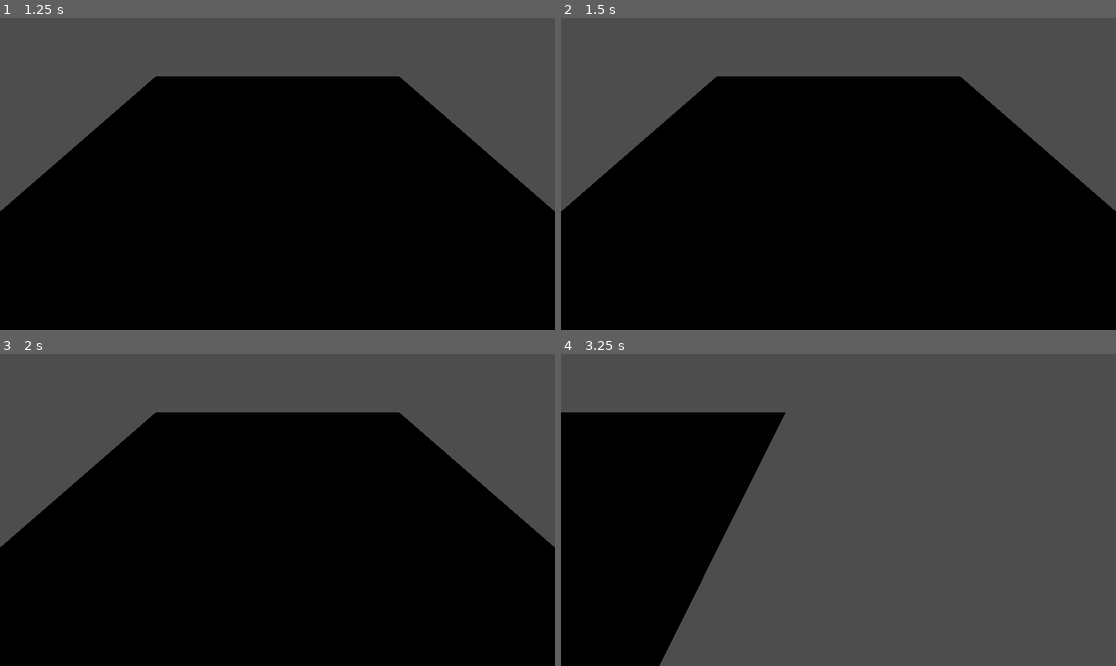
Above: before the commit, frames 1-4 (two rows, left to right).
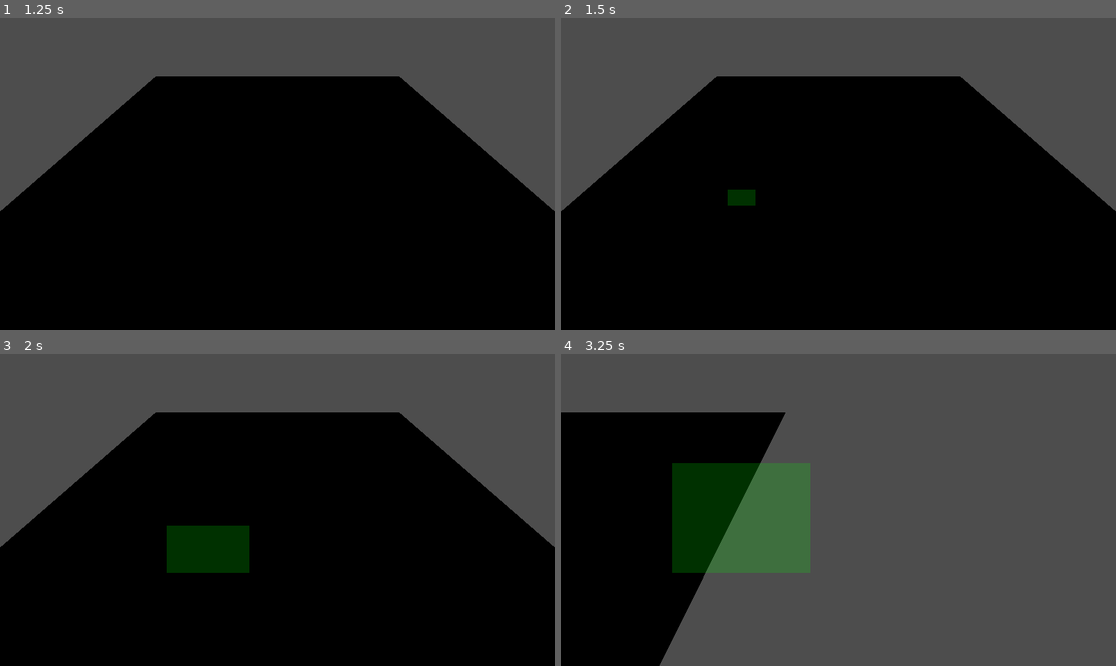
Above: after the commit, the same moments.

Repository: AdmiralRoboMurlok/Imperial-Crusade-WIP-name-
Game: Godot game, scene res://Camera/camera.tscn
The game is run twice, just before and just after one commit, with the same random seed, the same clock (stepped at 60 frames per second) and the same inputs.
Inputs (mouse positions are in pixels of both pictures, inside the frame that each line leads up to):
- Up to frame 1 (1.25 s): tap Enter at 0.5 s; move the mouse to (399, 158) at 0.52 s; press the mouse at (399, 158) at 0.53 s; hold Right (ui_right) from 0.53 s (still down)
- Up to frame 2 (1.5 s): release Right (ui_right) at 1.25 s; release the mouse at (960, 158) at 1.25 s; tap Space at 1.25 s; drag from (727, 189) to (810, 236) at 1.27 s
- Up to frame 3 (2 s): no input
- Up to frame 4 (3.25 s): tap Enter at 2 s; move the mouse to (894, 441) at 2.02 s; hold Right (ui_right) 2.03-2.75 s; hold D (CameraEast) 2.03-2.75 s; click (894, 441) at 2.3 s; drag from (810, 572) to (672, 463) at 2.77 s

Frame 1 is identical in both runs. In frame 2, 0.3% of the frame differs, in the area x 30-36%, y 55-61%; in frame 3, 2.3%; in frame 4, 8.8%, in the area x 20-45%, y 34-71%.

Commit message:
DragBox UI no logic

Diff:
--- a/Camera/camera.tscn
+++ b/Camera/camera.tscn
@@ -1,30 +1,55 @@
-[gd_scene load_steps=5 format=3 uid="uid://bttj8wof67wkj"]
+[gd_scene load_steps=8 format=3 uid="uid://bttj8wof67wkj"]
 
 [ext_resource type="Script" path="res://GameController/GameController.gd" id="1_dt6uk"]
 [ext_resource type="Script" path="res://Camera/camera.gd" id="1_magah"]
-[ext_resource type="PackedScene" uid="uid://dtjl3t0s1618b" path="res://units/placeholder/TestUnit.tscn" id="3_4u4sc"]
+[ext_resource type="PackedScene" uid="uid://b7r2oyox04wj3" path="res://units/placeholder/TestUnit.tscn" id="3_alqge"]
+
+[sub_resource type="Gradient" id="Gradient_uwh7s"]
+offsets = PackedFloat32Array(0)
+colors = PackedColorArray(0, 1, 0, 0.192157)
+
+[sub_resource type="GradientTexture1D" id="GradientTexture1D_wlji1"]
+gradient = SubResource("Gradient_uwh7s")
+width = 1
+
+[sub_resource type="BoxShape3D" id="BoxShape3D_ko1li"]
+size = Vector3(50, 1, 35)
 
 [sub_resource type="PlaneMesh" id="PlaneMesh_huf0m"]
 size = Vector2(20, 20)
 
 [node name="World" type="Node3D"]
+
+[node name="PlayerInterface" type="Node2D" parent="."]
 script = ExtResource("1_dt6uk")
 
-[node name="Camera" type="Node3D" parent="."]
+[node name="SelectionBox" type="NinePatchRect" parent="PlayerInterface"]
+offset_right = 6.0
+offset_bottom = 6.0
+texture = SubResource("GradientTexture1D_wlji1")
+
+[node name="Camera" type="Node3D" parent="PlayerInterface"]
 script = ExtResource("1_magah")
 
-[node name="CameraSocket" type="Node3D" parent="Camera"]
+[node name="CameraSocket" type="Node3D" parent="PlayerInterface/Camera"]
 transform = Transform3D(1, 0, 0, 0, 0.707107, 0.707107, 0, -0.707107, 0.707107, 0, 8.38902, -19.4221)
 
-[node name="Camera3D" type="Camera3D" parent="Camera/CameraSocket"]
+[node name="Camera3D" type="Camera3D" parent="PlayerInterface/Camera/CameraSocket"]
 transform = Transform3D(1, 0, 0, 0, 1, 0, 0, 0, 1, 0, -20.527, 17.4745)
+
+[node name="VisibleUnitsArea3D" type="Area3D" parent="PlayerInterface/Camera"]
+transform = Transform3D(1, 0, 0, 0, 1, 0, 0, 0, 1, 0, 0.6, 0)
+
+[node name="CollisionShape3D" type="CollisionShape3D" parent="PlayerInterface/Camera/VisibleUnitsArea3D"]
+transform = Transform3D(1, 0, 0, 0, 1, 0, 0, 0, 1, 0, 0.5, -7)
+shape = SubResource("BoxShape3D_ko1li")
 
 [node name="MeshInstance3D" type="MeshInstance3D" parent="." groups=["Map"]]
 transform = Transform3D(1, 0, 0, 0, 1, 0, 0, 0, 1, 0, 0.0933285, 0)
 mesh = SubResource("PlaneMesh_huf0m")
 
-[node name="CharacterBody3D" parent="." groups=["units"] instance=ExtResource("3_4u4sc")]
-transform = Transform3D(1, 0, 0, 0, 1, 0, 0, 0, 1, 1.80485, 0.164345, -0.0882735)
+[node name="TestUnit" parent="." instance=ExtResource("3_alqge")]
+transform = Transform3D(1, 0, 0, 0, 1, 0, 0, 0, 1, -1.50465, 0.247116, -1.07047)
 
-[node name="CharacterBody3D2" parent="." groups=["units"] instance=ExtResource("3_4u4sc")]
-transform = Transform3D(1, 0, 0, 0, 1, 0, 0, 0, 1, -1.83025, 0.164345, -0.0882735)
+[node name="TestUnit2" parent="." instance=ExtResource("3_alqge")]
+transform = Transform3D(1, 0, 0, 0, 1, 0, 0, 0, 1, 1.01797, 0.251304, -1.76188)
--- a/GameController/GameController.gd
+++ b/GameController/GameController.gd
@@ -1,45 +1,72 @@
-extends Node3D
+extends Node2D
 
-var SelectedUnits:Array = [];
-var RayLength = 1000
+var DraggingSelectionBox = false
+var SelectionRect = Rect2()
+
+const MinimalDrag: int = 128
+
+@onready var camera:Node3D = $Camera
+@onready var visibleunits:Area3D = $Camera/VisibleUnitsArea3D
+@onready var box:NinePatchRect = $SelectionBox
+
+@onready var VisableUnits:Dictionary = {}
 
 func _input(event: InputEvent) -> void:
-	if event is InputEventMouse and event.is_action_pressed("Select"):
-		if event.button_index == MOUSE_BUTTON_LEFT:
-			SelectUnit(event.position);
+	if Input.is_action_just_pressed("Select"):
+		SelectionRect.position = get_global_mouse_position()
+		box.position = SelectionRect.position
+		DraggingSelectionBox = true
+	if Input.is_action_just_released("Select"):
+		DraggingSelectionBox = false
+		SelectionBoxLogic()
 
-func SelectUnit(mouse_pos: Vector2):
-	var camera = get_node("Camera/CameraSocket/Camera3D")
-
-	var ray_orgin = camera.project_ray_origin(mouse_pos)
-	var ray_direction = ray_orgin + camera.project_ray_normal(mouse_pos) * 1000
-
-	var space_state = get_world_3d().direct_space_state
-
-	var query = PhysicsRayQueryParameters3D.create(ray_orgin, ray_direction)
-	query.collide_with_areas = true
-
-	var result = space_state.intersect_ray(query)
-
-	if result and result.collider.is_in_group("units"):
-		print("workinguje")
-		clear_selection()
-		result.collider.set_selected(true)
-		SelectedUnits.append(result.collider)
-
-func clear_selection():
-	for unit in SelectedUnits:
-		unit.set_selected(false)
-	SelectedUnits.clear()
-
-func _physics_process(delta: float) -> void:
+func SelectionBoxLogic() -> void:
 	pass
 
 # Called when the node enters the scene tree for the first time.
 func _ready() -> void:
-	pass # Replace with function body.
+	init_ui()
 
+func unit_visible(unit:Node3D) -> void:
+	var unit_id:int = unit.get_instance_id()
+	if VisableUnits.keys().has(unit_id):
+		return
+	VisableUnits[unit_id] = unit.get_parent()
+	debug_unit_visible()
 
-# Called every frame. 'delta' is the elapsed time since the previous frame.
+func unit_not_visible(unit:Node3D) -> void:
+	var unit_id:int = unit.get_instance_id()
+	if !VisableUnits.keys().has(unit_id):
+		return
+	VisableUnits.erase(unit_id)
+	debug_unit_visible()
+
+func init_ui() -> void:
+	box.visible = false
+	visibleunits.body_entered.connect(unit_visible)
+	visibleunits.body_exited.connect(unit_not_visible)
+
 func _process(delta: float) -> void:
-	pass
+	if DraggingSelectionBox:
+		if !box.visible:
+			if SelectionRect.size.length_squared() > MinimalDrag:
+				box.visible = true
+		else:
+			UpdateDragbox()
+
+		SelectionRect.size = get_global_mouse_position() - SelectionRect.position
+
+func UpdateDragbox() -> void:
+	box.size = abs(SelectionRect.size)
+	#Pozwala na odwracanie SelectBoxa
+	if SelectionRect.size.x < 0:
+		box.scale.x = -1
+	else:
+		box.scale.x = 1
+	if SelectionRect.size.y < 0:
+		box.scale.y = -1
+	else:
+		box.scale.y = 1
+
+func debug_unit_visible() -> void:
+	print(VisableUnits)
--- /dev/null
+++ b/RaycastSystem/RaycastSytem.gd
@@ -0,0 +1,28 @@
+extends Node3D
+
+const RAY_LENGTH := 100
+
+func do_raycast_on_mouse_position(CollisionMask: int =  0b00000000_00000000_00000000_00000001):
+	var SpaceState = get_world_3d().direct_space_state
+	var Cam = get_viewport().get_camera_3d()
+	var MousePos = get_viewport().get_mouse_position()
+
+	var origin = Cam.project_ray_origin(MousePos)
+	var end = origin + Cam.project_ray_normal(MousePos) * RAY_LENGTH
+	var query = PhysicsRayQueryParameters3D.create(origin, end)
+	query.collide_with_areas = true
+
+	var result = SpaceState.intersect_ray(query)
+	return result
+
+func get_mouse_world_position(CollisionMask: int =  0b00000000_00000000_00000000_00000001):
+	var RaycastResult = do_raycast_on_mouse_position(CollisionMask)
+	if RaycastResult:
+		return RaycastResult.position
+	return null
+
+func get_raycast_hit_object(CollisionMask: int =  0b00000000_00000000_00000000_00000001):
+	var RaycastResult = do_raycast_on_mouse_position(CollisionMask)
+	if RaycastResult:
+		return RaycastResult.collider
+	return null
--- a/project.godot
+++ b/project.godot
@@ -17,7 +17,7 @@
 
 [autoload]
 
-UnitSelection="*res://UnitSelection/UnitSelectionManager.gd"
+RaycastSytem="*res://RaycastSystem/RaycastSytem.gd"
 
 [dotnet]
 
--- a/units/placeholder/TestUnit.tscn
+++ b/units/placeholder/TestUnit.tscn
@@ -1,18 +1,19 @@
-[gd_scene load_steps=4 format=3 uid="uid://dtjl3t0s1618b"]
+[gd_scene load_steps=4 format=3 uid="uid://b7r2oyox04wj3"]
 
-[ext_resource type="Script" path="res://units/placeholder/placeholder_unit_mv.gd" id="1_65ah2"]
-[ext_resource type="ArrayMesh" uid="uid://bpcvn3hvkgsjq" path="res://models/placeholders/amongus.tres" id="2_c7n2d"]
+[ext_resource type="ArrayMesh" uid="uid://bpcvn3hvkgsjq" path="res://models/placeholders/amongus.tres" id="1_0jn3j"]
+[ext_resource type="Script" path="res://units/placeholder/placeholder_unit_mv.gd" id="1_cvvwp"]
 
-[sub_resource type="BoxShape3D" id="BoxShape3D_776p5"]
-size = Vector3(1.51465, 2.58759, 1.14362)
+[sub_resource type="BoxShape3D" id="BoxShape3D_an3ev"]
+size = Vector3(1.43274, 2.57199, 1.10962)
 
-[node name="CharacterBody3D" type="CharacterBody3D"]
-transform = Transform3D(1, 0, 0, 0, 1, 0, 0, 0, 1, 0.369119, 0.233745, 0.592441)
-script = ExtResource("1_65ah2")
+[node name="TestUnit" type="Node3D"]
 
-[node name="MeshInstance3D2" type="MeshInstance3D" parent="."]
-mesh = ExtResource("2_c7n2d")
+[node name="CharacterBody3D" type="CharacterBody3D" parent="."]
+script = ExtResource("1_cvvwp")
 
-[node name="CollisionShape3D2" type="CollisionShape3D" parent="."]
-transform = Transform3D(1, 0, 0, 0, 1, 0, 0, 0, 1, 0.121584, 1.26115, -0.0218811)
-shape = SubResource("BoxShape3D_776p5")
+[node name="MeshInstance3D" type="MeshInstance3D" parent="CharacterBody3D"]
+mesh = ExtResource("1_0jn3j")
+
+[node name="CollisionShape3D" type="CollisionShape3D" parent="CharacterBody3D"]
+transform = Transform3D(1, 0, 0, 0, 1, 0, 0, 0, 1, 0.18158, 1.23654, 0.0032959)
+shape = SubResource("BoxShape3D_an3ev")
--- a/units/placeholder/placeholder_unit_mv.gd
+++ b/units/placeholder/placeholder_unit_mv.gd
@@ -1,14 +1,15 @@
 extends CharacterBody3D
+
+enum ALIGNMENT { PLAYER, ALLY, NEUTRAL, ENEMY}
+@export var my_alignment: ALIGNMENT
 
 const SPEED = 5.0;
 var Selectable = true;
 @export var Selected:bool = false;
 @export_range(1, 12, 1) var Team:int = 1;
 
-
 func set_selected(selected: bool):
 	Selected = selected
-
 
 func _physics_process(delta: float) -> void:
 	# Get the input direction and handle the movement/deceleration.
